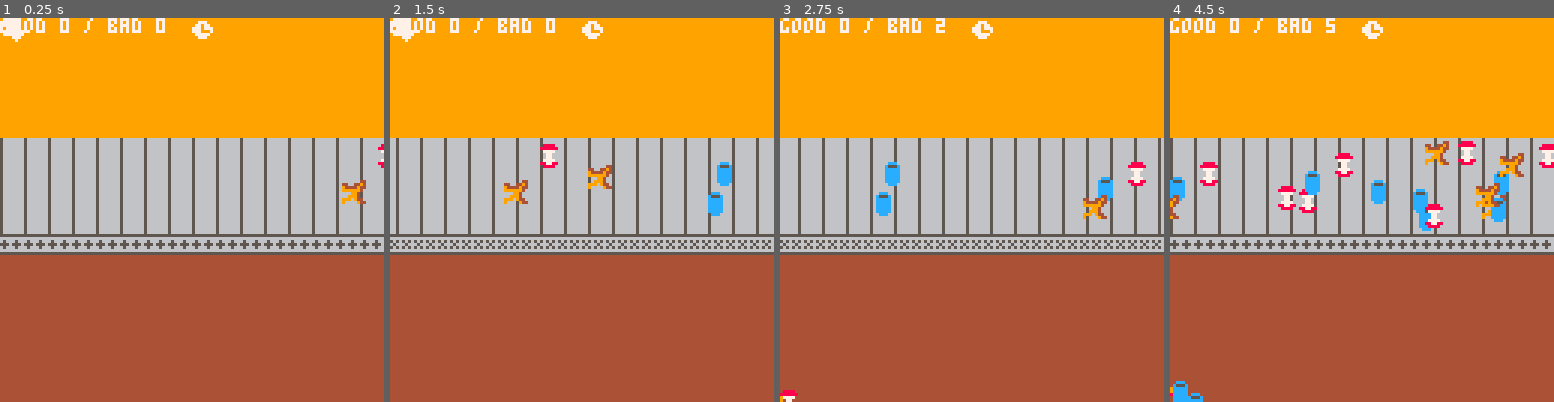
Above: before the commit, frames 1-4 (left to right).
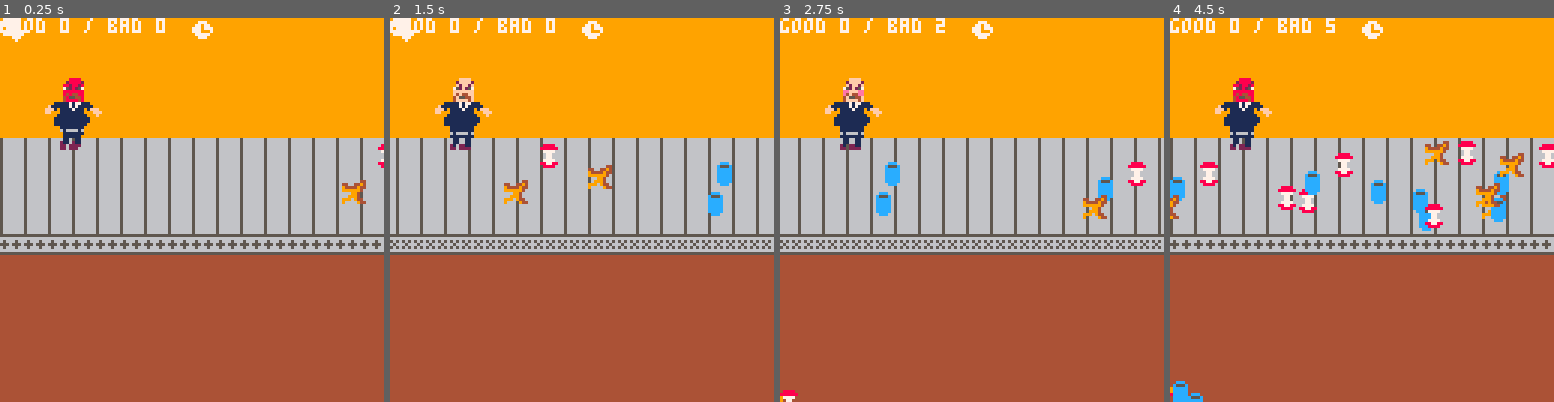
Above: after the commit, the same moments.

Repository: thorny-thorny/parbage
Game: PICO-8 cartridge lej20.p8
Two runs of this game, one before a commit and one after it. Both use one fixed random seed, a clock stepped at 60 frames per second and the inputs below.
Inputs:
- Up to frame 1 (0.25 s): no input
- Up to frame 2 (1.5 s): tap O (Z key) at 0.7 s
- Up to frame 3 (2.75 s): hold Right 1.6-2.1 s; tap O (Z key) at 1.7, 2.1, 2.5 s; hold Up 2.15-2.42 s; hold Right from 2.47 s (still down)
- Up to frame 4 (4.5 s): tap O (Z key) every 0.4 s from 2.9 to 4.1 s; release Right at 3.03 s; hold Left 3.08-3.58 s; hold Down 3.63-3.97 s; hold Right from 4.02 s (still down)

The runs differ from the first frame. In frame 1, 1.2% of the frame differs, in the area x 11-27%, y 15-35%; in frame 2, 1.3%; in frame 3, 1.3%; in frame 4, 1.3%.

Commit message:
Simple boss object

Diff:
--- /dev/null
+++ b/boss.lua
@@ -0,0 +1,27 @@
+function boss_create(x, y)
+  return {
+    x = x,
+    y = y,
+    face_cycle = 0,
+    face_steps = 3,
+    face_duration = 20,
+    walk_cycle = 0,
+    walk_steps = 2,
+    walk_duration = 3,
+    draw = boss_draw,
+    update = boss_update,
+  }
+end
+
+function boss_update(self)
+  self.walk_cycle = (self.walk_cycle + 1) % (self.walk_steps * self.walk_duration)
+  self.face_cycle = (self.face_cycle + 1) % (self.face_steps * self.face_duration)
+end
+
+function boss_draw(self)
+  spr(64 + (self.face_cycle / self.face_duration), self.x, self.y)
+  spr(81, self.x - 8, self.y + 8)
+  spr(82, self.x, self.y + 8)
+  spr(83, self.x + 8, self.y + 8)
+  spr(98 + (self.walk_cycle / self.walk_duration), self.x, self.y + 16)
+end
--- a/game.lua
+++ b/game.lua
@@ -17,6 +17,8 @@
 
 local pile = {
 }
+
+local boss = boss_create(20, 20)
 
 function make_pile_item(sprite)
   return {
@@ -150,6 +152,7 @@
   update_hand()
   update_items()
   update_pile()
+  boss:update()
 end
 
 function _draw()
@@ -186,5 +189,7 @@
 
   map(16, 0, 0, 0)
 
+  boss:draw()
+
   print('good '..stats.good..' / bad '..stats.bad, 0, 0, 7)
 end
--- a/lej20.p8
+++ b/lej20.p8
@@ -1,6 +1,7 @@
 pico-8 cartridge // http://www.pico-8.com
 version 35
 __lua__
+#include boss.lua
 #include game.lua
 __gfx__
 00000000566666666666665666665666665666660000000000000000000000000000000000000000000000000000000000000000000000000000000000000000
